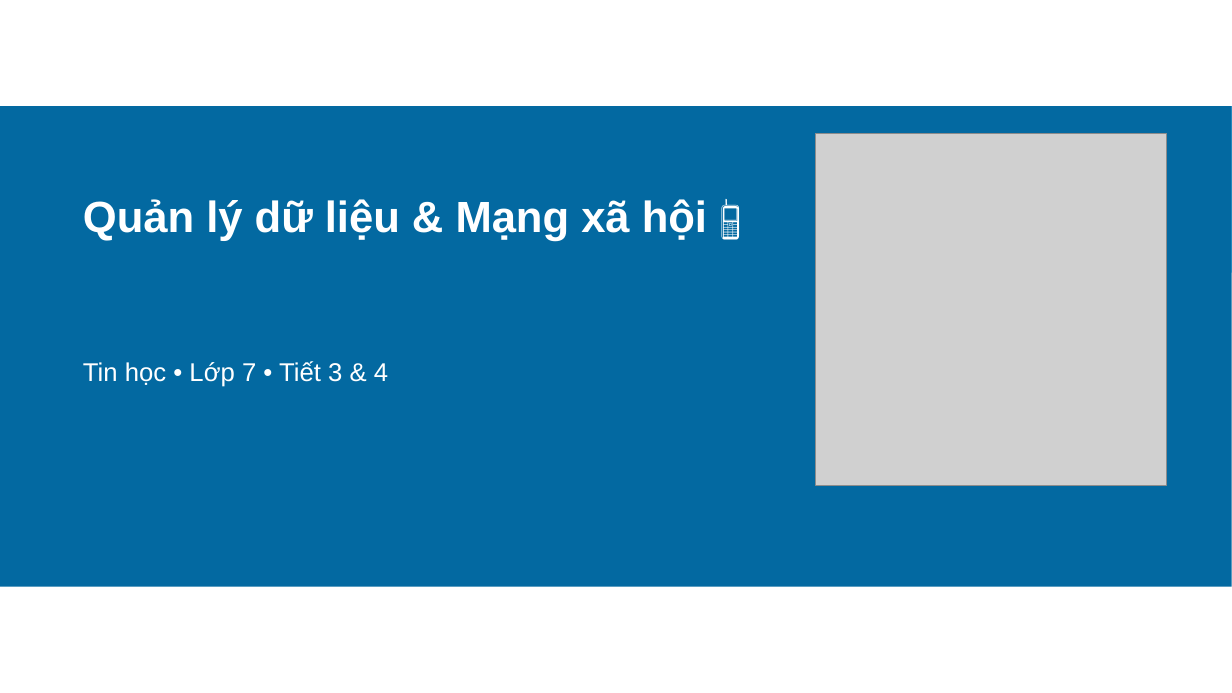
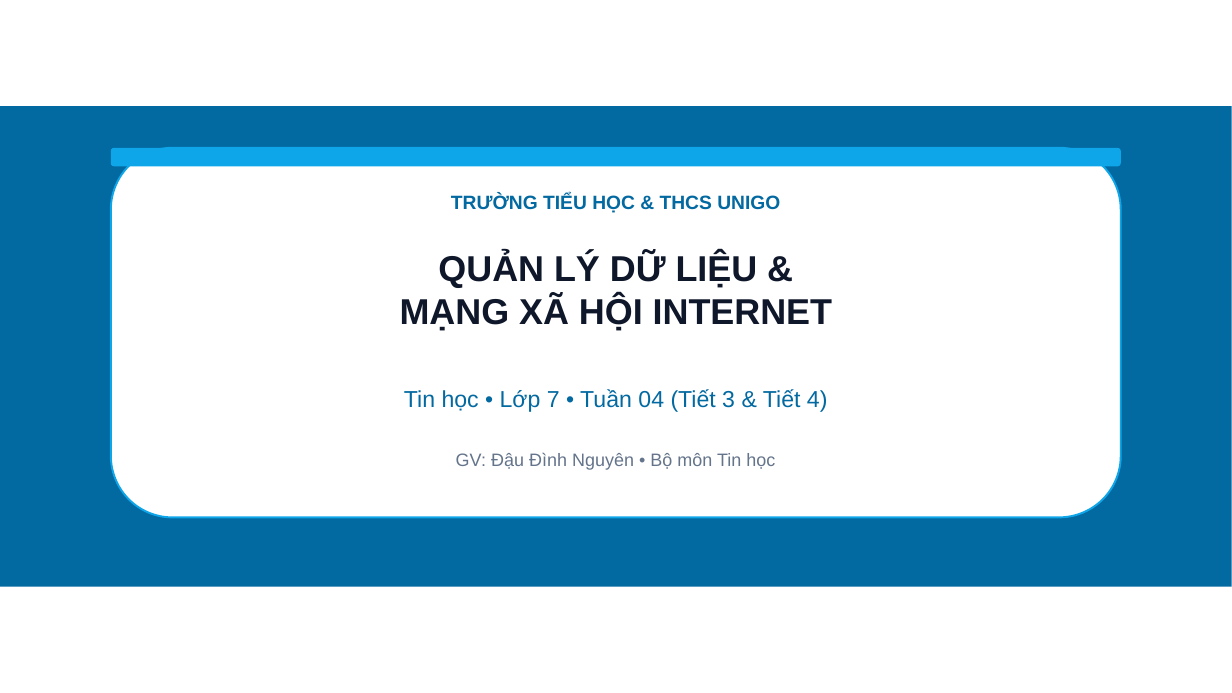
Before and after one commit to dinhnguyenhnue/UNIGO, a slide deck: slide 1 of KHBD_Tin_học/Lớp_7/Tuần_04/Slide_Tin_hoc_Lop_7_Bai03_04.pptx. Drawn at 1232x693 pixels with LibreOffice and Linux fonts; fonts in the diff are those of the drawing; grey boxes stand for pictures; background and template pictures are left out. Boxes give left, top, right and bottom in pixels: in the first picture for what was removed or moved away, otherwise in the second. Text is boxed around its words. In the diff, an @@ line names an element or a change of style, - is before the commit and + after.

```diff
--- a/KHBD_Tin_học/Lớp_7/Tuần_04/Slide_Tin_hoc_Lop_7_Bai03_04.pptx
+++ b/KHBD_Tin_học/Lớp_7/Tuần_04/Slide_Tin_hoc_Lop_7_Bai03_04.pptx
@@ rectangle removed at box(0, 106, 1232, 273) @@
@@ rounded rectangle added at box(111, 148, 1121, 518), fill #FFFFFF, outline #0EA5E9 1.5 pt @@
@@ rounded rectangle added at box(111, 148, 1121, 166), fill #0EA5E9 @@
@@ picture removed at box(816, 134, 1167, 485) @@
@@ text added at box(451, 194, 780, 213), 15 pt, text #0369A1, bold @@
+TRƯỜNG TIỂU HỌC & THCS UNIGO
@@ text at box(400, 253, 832, 331): text changed; size 34 to 28 pt; text colour #FFFFFF to #0F172A @@
-Quản lý dữ liệu & Mạng xã hội 📱
+QUẢN LÝ DỮ LIỆU &
+MẠNG XÃ HỘI INTERNET
@@ text at box(404, 389, 828, 412): text changed; size 20 to 18 pt; text colour #FFFFFF to #0369A1 @@
-Tin học • Lớp 7 • Tiết 3 & 4
+Tin học • Lớp 7 • Tuần 04 (Tiết 3 & Tiết 4)
@@ text added at box(456, 453, 775, 470), 14 pt, text #64748B @@
+GV: Đậu Đình Nguyên • Bộ môn Tin học
```
Also in this commit, not shown: 9 slides added, 8 slides removed, 28 other files.
